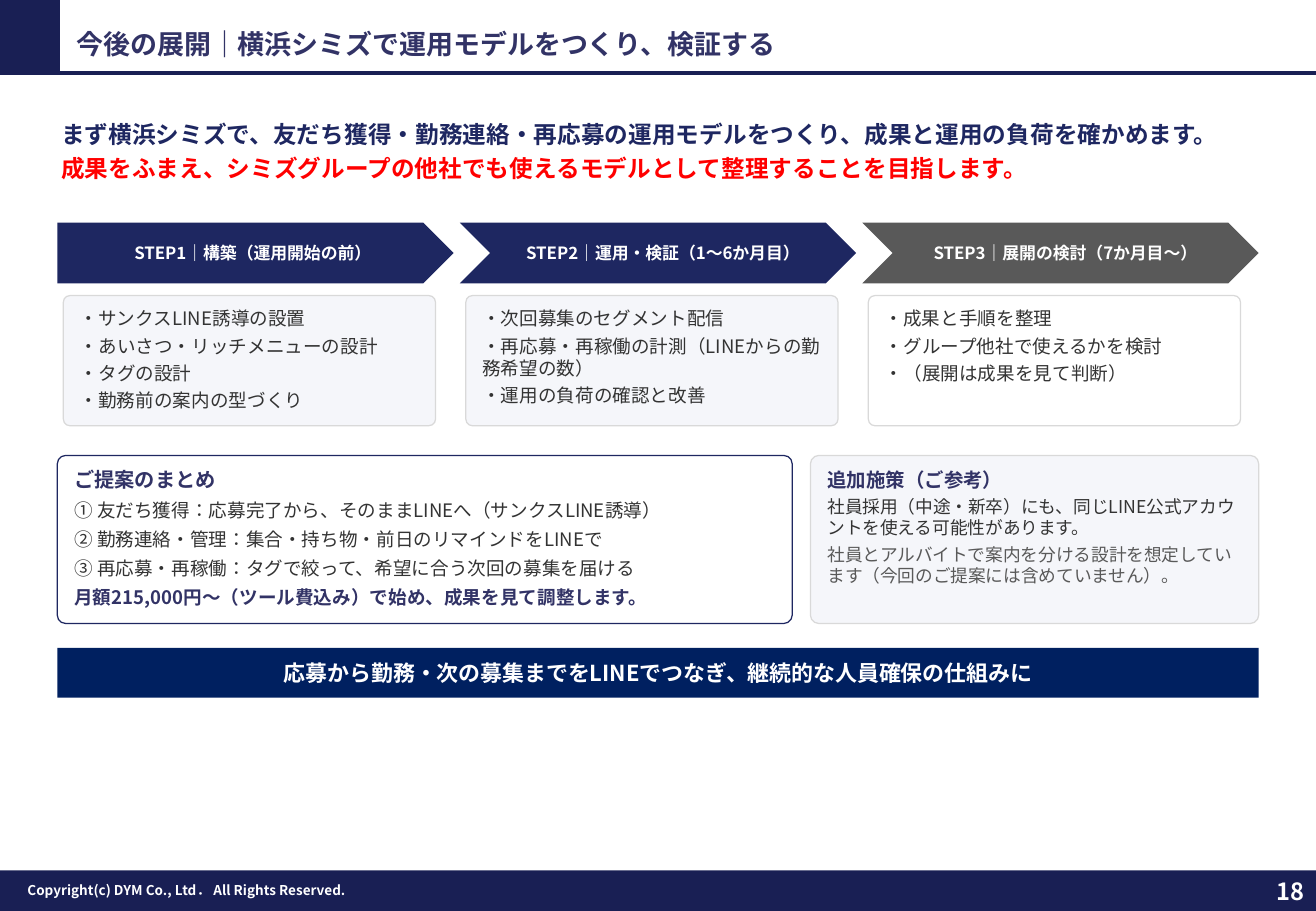
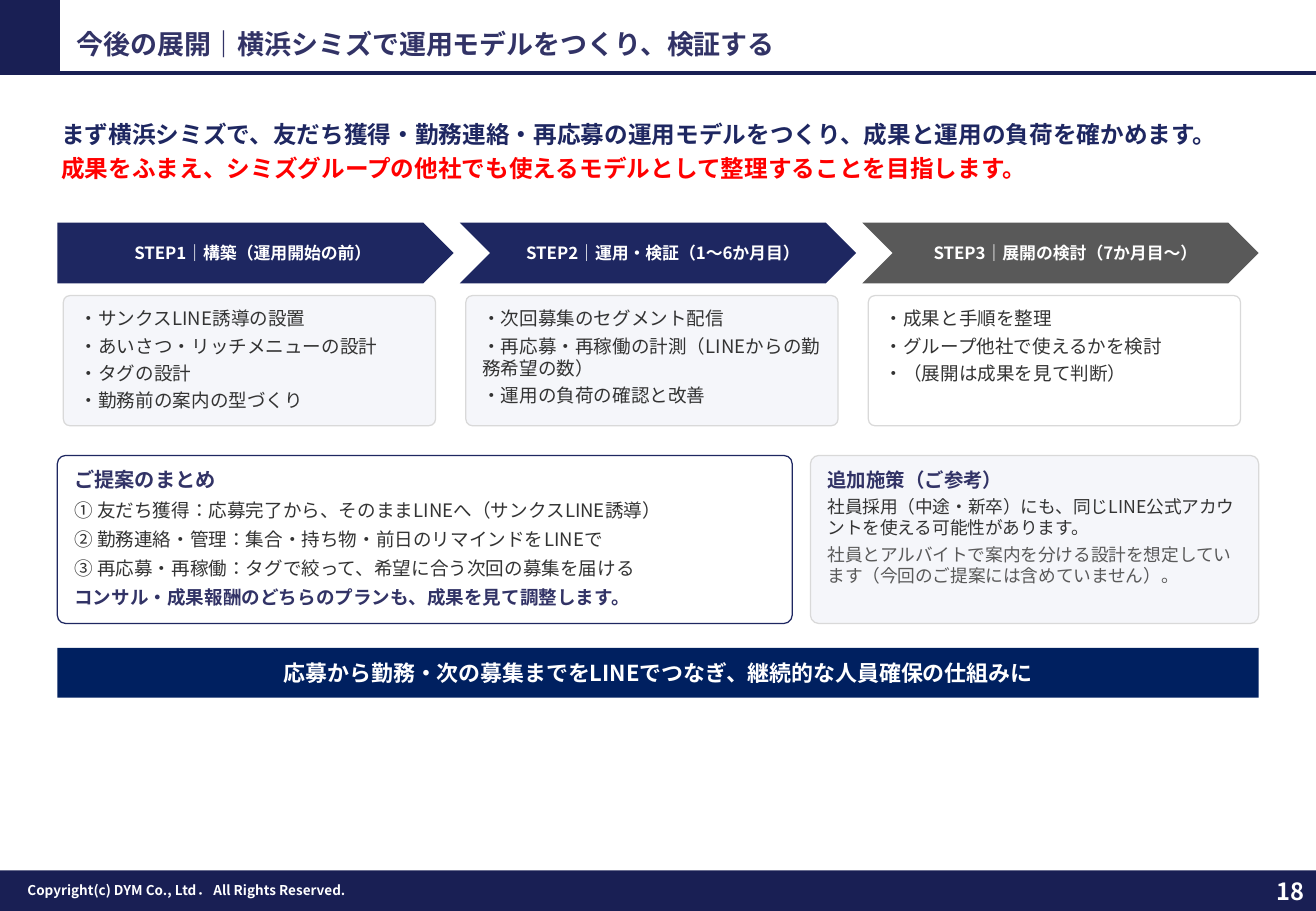
Before and after one commit to tonomura-r-dev/folder, a slide deck: slide 18 of 202610_株式会社横浜シミズ御中_LINE公式アカウント運用のご提案.pptx. Drawn at 1316x911 pixels with LibreOffice and Linux fonts; fonts in the diff are those of the drawing; background and template pictures are left out. Boxes give left, top, right and bottom in pixels: in the first picture for what was removed or moved away, otherwise in the second. Text is boxed around its words. In the diff, an @@ line names an element or a change of style, - is before the commit and + after.

```diff
--- a/202610_株式会社横浜シミズ御中_LINE公式アカウント運用のご提案.pptx
+++ b/202610_株式会社横浜シミズ御中_LINE公式アカウント運用のご提案.pptx
@@ text in rounded rectangle at (74, 588, 630, 606): text changed @@
-月額215,000円〜（ツール費込み）で始め、成果を見て調整します。
+コンサル・成果報酬のどちらのプランも、成果を見て調整します。
```
Also in this commit, not shown: 2 other files.
